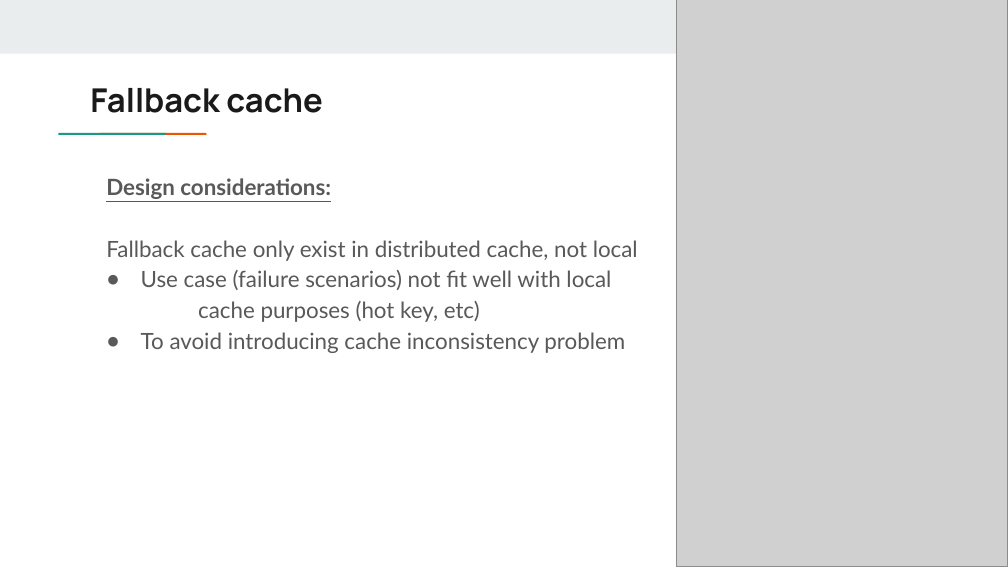
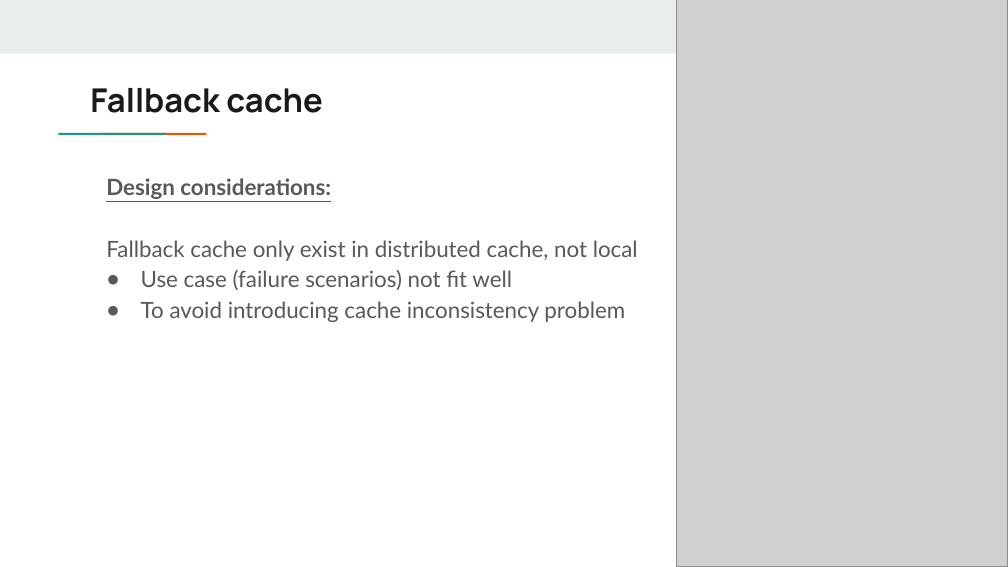
Before and after one commit to DreamOfTheRedChamber/my-resume, a slide deck: slide 18 of ExperiencesTalks/AuthzServiceMigration.pptx. Drawn at 1008x567 pixels with LibreOffice and Linux fonts; fonts in the diff are those of the drawing; grey boxes stand for pictures. Boxes give left, top, right and bottom in pixels: in the first picture for what was removed or moved away, otherwise in the second. Text is boxed around its words. In the diff, an @@ line names an element or a change of style, - is before the commit and + after.

```diff
--- a/ExperiencesTalks/AuthzServiceMigration.pptx
+++ b/ExperiencesTalks/AuthzServiceMigration.pptx
@@ text at [141,270,512,290]: text changed @@
-● Use case (failure scenarios) not fit well with local
-  cache purposes (hot key, etc)
+● Use case (failure scenarios) not fit well
```
Also in this commit, not shown: 10 other slides changed, 10 slides added, 9 slides removed.
